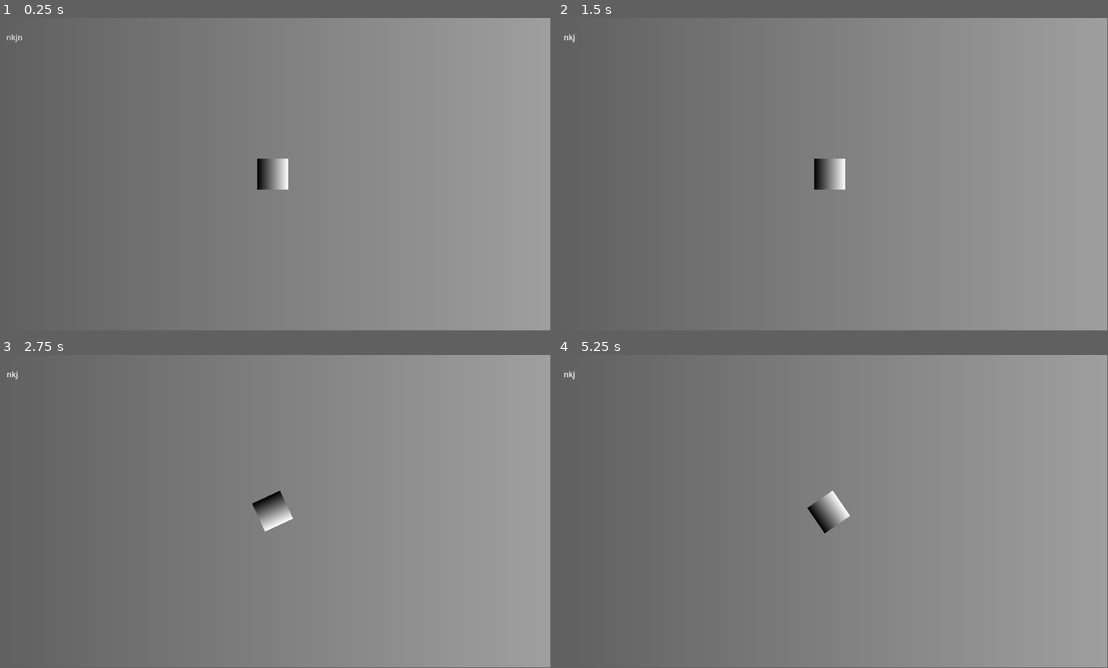
Above: before the commit, frames 1-4 (two rows, left to right).
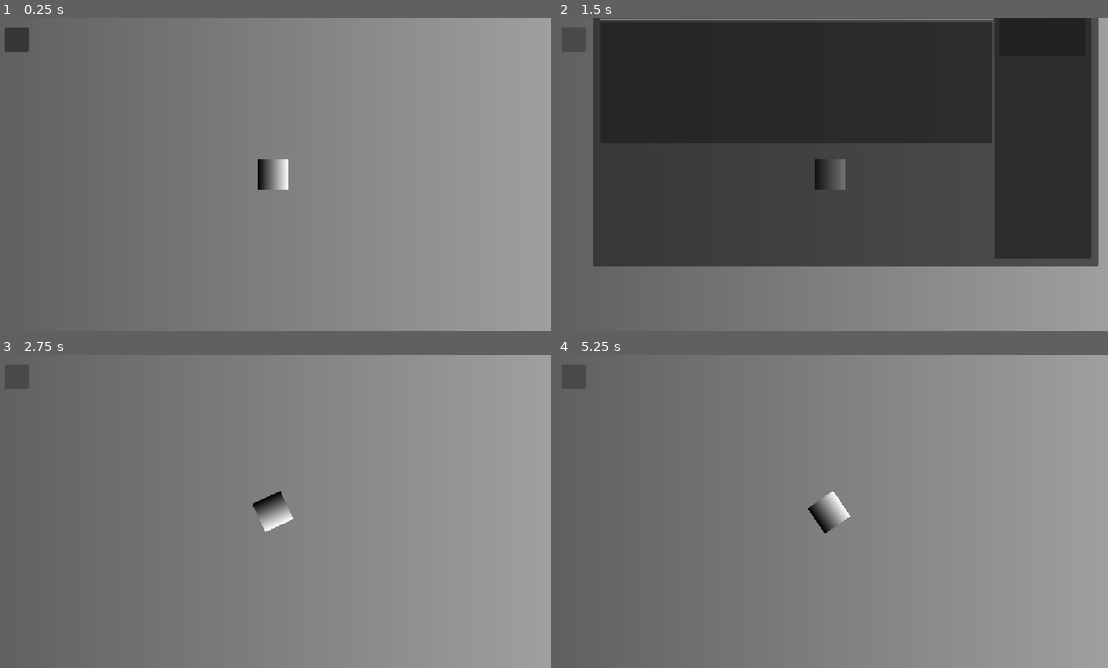
Above: after the commit, the same moments.

Repository: appellatebaton0/siege-7
Game: Godot game, scene res://scenes/main.tscn
Same seed, same stepped clock (60 frames per second), same inputs: the game is played once before the commit and once after it.
Inputs (mouse positions are in pixels of both pictures, inside the frame that each line leads up to):
- Up to frame 1 (0.25 s): no input
- Up to frame 2 (1.5 s): click (573, 36) at 0.5 s, where only the run before the commit has a clickable "nkjn"; click (573, 39) at 1.27 s
- Up to frame 3 (2.75 s): tap Enter at 2 s; hold Right (Right) from 2.03 s (still down); tap Space (Boost) at 2.1 s
- Up to frame 4 (5.25 s): release Right (Right) at 2.78 s; hold Shift (Brake) 2.78-3.53 s; tap Space (Boost) every 0.75 s from 2.85 to 5.1 s; hold Right (Right) 3.53-5.03 s; hold Left (Left) from 5.03 s (still down)
The window is 799x449 before the commit and 800x450 after it. Grey fills any space a smaller window leaves; there, only what the larger window draws over its background counts as a difference.

The runs differ from the first frame. In frame 1, 0.5% of the frame differs, in the area x 0-62%, y 3-100%; in frame 2, 73%, in the area x 0-99%, y 0-100%; in frame 3, 0.3%; in frame 4, 0.3%.

Commit message:
v0.4 - Menu Layout
Made the layout for the menu. Almost nothing works but the opening and closing of it, though.

Diff:
--- a/project.godot
+++ b/project.godot
@@ -14,6 +14,10 @@
 run/main_scene="uid://cxeqhh6h3y3x4"
 config/features=PackedStringArray("4.5", "Forward Plus")
 config/icon="res://icon.svg"
+
+[display]
+
+window/stretch/mode="canvas_items"
 
 [editor_plugins]
 
@@ -47,6 +51,11 @@
 , Object(InputEventKey,"resource_local_to_scene":false,"resource_name":"","device":-1,"window_id":0,"alt_pressed":false …(186 unchanged characters)…
 ]
 }
+ToggleMenu={
+"deadzone": 0.2,
+"events": [Object(InputEventKey,"resource_local_to_scene":false,"resource_name":"","device":-1,"window_id":0,"alt_pressed":false,"shift_pressed":false,"ctrl_pressed":false,"meta_pressed":false,"pressed":false,"keycode":0,"physical_keycode":4194305,"key_label":0,"unicode":0,"location":0,"echo":false,"script":null)
+]
+}
 
 [layer_names]
 
--- a/scenes/main.tscn
+++ b/scenes/main.tscn
@@ -1,8 +1,9 @@
-[gd_scene load_steps=13 format=3 uid="uid://cxeqhh6h3y3x4"]
+[gd_scene load_steps=17 format=3 uid="uid://cxeqhh6h3y3x4"]
 
 [ext_resource type="Script" uid="uid://dt4w43fklbmmx" path="res://scripts/player.gd" id="1_o5qli"]
 [ext_resource type="Script" uid="uid://cls3yti8p1cky" path="res://scripts/camera.gd" id="2_0wfyh"]
 [ext_resource type="Script" uid="uid://cbcfhipgni0wp" path="res://scripts/planet.gd" id="2_sugp2"]
+[ext_resource type="Script" uid="uid://b3fnuhhpqy63i" path="res://scripts/menu_button.gd" id="4_jyhfs"]
 
 [sub_resource type="Gradient" id="Gradient_sugp2"]
 
@@ -34,14 +35,104 @@
 [sub_resource type="CircleShape2D" id="CircleShape2D_jyhfs"]
 radius = 181.98
 
-[sub_resource type="StyleBoxFlat" id="StyleBoxFlat_sugp2"]
+[sub_resource type="Animation" id="Animation_jyhfs"]
+resource_name = "open_menu"
+length = 0.5
+tracks/0/type = "value"
+tracks/0/imported = false
+tracks/0/enabled = true
+tracks/0/path = NodePath("InputStopper:visible")
+tracks/0/interp = 1
+tracks/0/loop_wrap = true
+tracks/0/keys = {
+"times": PackedFloat32Array(0, 0.5),
+"transitions": PackedFloat32Array(1, 1),
+"update": 1,
+"values": [true, false]
+}
+tracks/1/type = "value"
+tracks/1/imported = false
+tracks/1/enabled = true
+tracks/1/path = NodePath("HUD/HBoxContainer/Control/Panel:position")
+tracks/1/interp = 2
+tracks/1/loop_wrap = true
+tracks/1/keys = {
+"times": PackedFloat32Array(0, 0.5),
+"transitions": PackedFloat32Array(1, 1),
+"update": 0,
+"values": [Vector2(0, -652), Vector2(0, 0)]
+}
+
+[sub_resource type="Animation" id="Animation_tbgi4"]
+resource_name = "close_menu"
+length = 0.5
+tracks/0/type = "value"
+tracks/0/imported = false
+tracks/0/enabled = true
+tracks/0/path = NodePath("HUD/HBoxContainer/Control/Panel:position")
+tracks/0/interp = 2
+tracks/0/loop_wrap = true
+tracks/0/keys = {
+"times": PackedFloat32Array(0, 0.5),
+"transitions": PackedFloat32Array(1, 1),
+"update": 0,
+"values": [Vector2(0, 0), Vector2(0, -652)]
+}
+tracks/1/type = "value"
+tracks/1/imported = false
+tracks/1/enabled = true
+tracks/1/path = NodePath("InputStopper:visible")
+tracks/1/interp = 1
+tracks/1/loop_wrap = true
+tracks/1/keys = {
+"times": PackedFloat32Array(0, 0.5),
+"transitions": PackedFloat32Array(1, 1),
+"update": 1,
+"values": [true, false]
+}
+
+[sub_resource type="Animation" id="Animation_tefeu"]
+length = 0.001
+tracks/0/type = "value"
+tracks/0/imported = false
+tracks/0/enabled = true
+tracks/0/path = NodePath("HUD/HBoxContainer/Control/Panel:position")
+tracks/0/interp = 1
+tracks/0/loop_wrap = true
+tracks/0/keys = {
+"times": PackedFloat32Array(0),
+"transitions": PackedFloat32Array(1),
+"update": 0,
+"values": [Vector2(0, -648)]
+}
+tracks/1/type = "value"
+tracks/1/imported = false
+tracks/1/enabled = true
+tracks/1/path = NodePath("InputStopper:visible")
+tracks/1/interp = 1
+tracks/1/loop_wrap = true
+tracks/1/keys = {
+"times": PackedFloat32Array(0),
+"transitions": PackedFloat32Array(1),
+"update": 1,
+"values": [false]
+}
+
+[sub_resource type="AnimationLibrary" id="AnimationLibrary_tefeu"]
+_data = {
+&"RESET": SubResource("Animation_tefeu"),
+&"close_menu": SubResource("Animation_tbgi4"),
+&"open_menu": SubResource("Animation_jyhfs")
+}
 
 [node name="Main" type="Node"]
 
-[node name="Sprite2D" type="Sprite2D" parent="."]
+[node name="World" type="Node" parent="."]
+
+[node name="Sprite2D" type="Sprite2D" parent="World"]
 texture = SubResource("GradientTexture2D_jyhfs")
 
-[node name="Player" type="CharacterBody2D" parent="."]
+[node name="Player" type="CharacterBody2D" parent="World"]
 collision_layer = 2
 collision_mask = 5
 motion_mode = 1
@@ -51,44 +142,44 @@
 friction = 3.0
 rotation_acceleration = 0.1
 
-[node name="CollisionShape2D" type="CollisionShape2D" parent="Player"]
+[node name="CollisionShape2D" type="CollisionShape2D" parent="World/Player"]
 shape = SubResource("RectangleShape2D_sugp2")
 
-[node name="Sprite2D" type="Sprite2D" parent="Player"]
+[node name="Sprite2D" type="Sprite2D" parent="World/Player"]
 texture = SubResource("GradientTexture2D_sugp2")
 
-[node name="RayCast2D" type="RayCast2D" parent="Player"]
+[node name="RayCast2D" type="RayCast2D" parent="World/Player"]
 target_position = Vector2(1500, 0)
 
-[node name="Planet" type="CharacterBody2D" parent="."]
+[node name="Planet" type="CharacterBody2D" parent="World"]
 position = Vector2(1695, -586)
 collision_mask = 4
 script = ExtResource("2_sugp2")
 
-[node name="LockPoint" type="Node2D" parent="Planet"]
+[node name="LockPoint" type="Node2D" parent="World/Planet"]
 position = Vector2(-810, 737)
 
-[node name="Sprite2D" type="Sprite2D" parent="Planet"]
+[node name="Sprite2D" type="Sprite2D" parent="World/Planet"]
 texture = SubResource("GradientTexture2D_tbgi4")
 
-[node name="CollisionShape2D" type="CollisionShape2D" parent="Planet"]
+[node name="CollisionShape2D" type="CollisionShape2D" parent="World/Planet"]
 shape = SubResource("CircleShape2D_jyhfs")
 
-[node name="Planet2" type="CharacterBody2D" parent="."]
+[node name="Planet2" type="CharacterBody2D" parent="World"]
 position = Vector2(-139, -1490)
 collision_mask = 4
 script = ExtResource("2_sugp2")
 
-[node name="LockPoint" type="Node2D" parent="Planet2"]
+[node name="LockPoint" type="Node2D" parent="World/Planet2"]
 position = Vector2(2210, 2695)
 
-[node name="Sprite2D" type="Sprite2D" parent="Planet2"]
+[node name="Sprite2D" type="Sprite2D" parent="World/Planet2"]
 texture = SubResource("GradientTexture2D_tbgi4")
 
-[node name="CollisionShape2D" type="CollisionShape2D" parent="Planet2"]
+[node name="CollisionShape2D" type="CollisionShape2D" parent="World/Planet2"]
 shape = SubResource("CircleShape2D_jyhfs")
 
-[node name="Camera2D" type="Camera2D" parent="." node_paths=PackedStringArray("player")]
+[node name="Camera2D" type="Camera2D" parent="World" node_paths=PackedStringArray("player")]
 script = ExtResource("2_0wfyh")
 player = NodePath("../Player")
 
@@ -114,24 +205,183 @@
 theme_override_constants/margin_right = 20
 theme_override_constants/margin_bottom = 20
 
-[node name="MenuButton" type="Button" parent="CanvasLayer/UI/HUD"]
-visible = false
+[node name="HBoxContainer" type="HBoxContainer" parent="CanvasLayer/UI/HUD"]
+layout_mode = 2
+theme_override_constants/separation = 15
+
+[node name="TrayButton" type="Button" parent="CanvasLayer/UI/HUD/HBoxContainer" node_paths=PackedStringArray("animator")]
 custom_minimum_size = Vector2(50, 50)
 layout_mode = 2
 size_flags_horizontal = 0
 size_flags_vertical = 0
 focus_mode = 0
-
-[node name="MenuButton2" type="MenuButton" parent="CanvasLayer/UI/HUD"]
-custom_minimum_size = Vector2(40, 40)
-layout_mode = 2
-size_flags_horizontal = 0
+script = ExtResource("4_jyhfs")
+animator = NodePath("../../../AnimationPlayer")
+
+[node name="Control" type="Control" parent="CanvasLayer/UI/HUD/HBoxContainer"]
+layout_mode = 2
+size_flags_horizontal = 3
+
+[node name="Panel" type="Panel" parent="CanvasLayer/UI/HUD/HBoxContainer/Control"]
+layout_mode = 1
+anchors_preset = 15
+anchor_right = 1.0
+anchor_bottom = 1.0
+offset_top = -648.0
+offset_bottom = -648.0
+grow_horizontal = 2
+grow_vertical = 2
+size_flags_horizontal = 3
+
+[node name="MarginContainer" type="MarginContainer" parent="CanvasLayer/UI/HUD/HBoxContainer/Control/Panel"]
+layout_mode = 1
+anchors_preset = 15
+anchor_right = 1.0
+anchor_bottom = 1.0
+grow_horizontal = 2
+grow_vertical = 2
+theme_override_constants/margin_left = 15
+theme_override_constants/margin_top = 15
+theme_override_constants/margin_right = 15
+theme_override_constants/margin_bottom = 15
+
+[node name="HBoxContainer" type="HBoxContainer" parent="CanvasLayer/UI/HUD/HBoxContainer/Control/Panel/MarginContainer"]
+layout_mode = 2
+
+[node name="Planets" type="VBoxContainer" parent="CanvasLayer/UI/HUD/HBoxContainer/Control/Panel/MarginContainer/HBoxContainer"]
+layout_mode = 2
+size_flags_horizontal = 3
+
+[node name="Title" type="Label" parent="CanvasLayer/UI/HUD/HBoxContainer/Control/Panel/MarginContainer/HBoxContainer/Planets"]
+layout_mode = 2
+size_flags_horizontal = 4
+theme_override_font_sizes/font_size = 30
+text = "Planet Collection"
+horizontal_alignment = 1
+
+[node name="ElementContainer" type="HBoxContainer" parent="CanvasLayer/UI/HUD/HBoxContainer/Control/Panel/MarginContainer/HBoxContainer/Planets"]
+custom_minimum_size = Vector2(0, 30)
+layout_mode = 2
 size_flags_vertical = 0
-theme_override_styles/normal = SubResource("StyleBoxFlat_sugp2")
-text = "nkjn"
-item_count = 1
-popup/item_0/text = "nmbkjb"
-popup/item_0/id = 0
-
-[node name="PopupMenu" type="PopupMenu" parent="CanvasLayer/UI/HUD/MenuButton2"]
-oversampling_override = 1.0
+
+[node name="PanelContainer" type="PanelContainer" parent="CanvasLayer/UI/HUD/HBoxContainer/Control/Panel/MarginContainer/HBoxContainer/Planets/ElementContainer"]
+layout_mode = 2
+size_flags_horizontal = 3
+
+[node name="Label" type="Label" parent="CanvasLayer/UI/HUD/HBoxContainer/Control/Panel/MarginContainer/HBoxContainer/Planets/ElementContainer/PanelContainer"]
+layout_mode = 2
+size_flags_horizontal = 4
+text = "Carbon: 0"
+
+[node name="PanelContainer2" type="PanelContainer" parent="CanvasLayer/UI/HUD/HBoxContainer/Control/Panel/MarginContainer/HBoxContainer/Planets/ElementContainer"]
+layout_mode = 2
+size_flags_horizontal = 3
+
+[node name="Label" type="Label" parent="CanvasLayer/UI/HUD/HBoxContainer/Control/Panel/MarginContainer/HBoxContainer/Planets/ElementContainer/PanelContainer2"]
+layout_mode = 2
+size_flags_horizontal = 4
+text = "Carbon: 0"
+
+[node name="PanelContainer3" type="PanelContainer" parent="CanvasLayer/UI/HUD/HBoxContainer/Control/Panel/MarginContainer/HBoxContainer/Planets/ElementContainer"]
+layout_mode = 2
+size_flags_horizontal = 3
+
+[node name="Label" type="Label" parent="CanvasLayer/UI/HUD/HBoxContainer/Control/Panel/MarginContainer/HBoxContainer/Planets/ElementContainer/PanelContainer3"]
+layout_mode = 2
+size_flags_horizontal = 4
+text = "Carbon: 0"
+
+[node name="PanelContainer4" type="PanelContainer" parent="CanvasLayer/UI/HUD/HBoxContainer/Control/Panel/MarginContainer/HBoxContainer/Planets/ElementContainer"]
+layout_mode = 2
+size_flags_horizontal = 3
+
+[node name="Label" type="Label" parent="CanvasLayer/UI/HUD/HBoxContainer/Control/Panel/MarginContainer/HBoxContainer/Planets/ElementContainer/PanelContainer4"]
+layout_mode = 2
+size_flags_horizontal = 4
+text = "Carbon: 0"
+
+[node name="PanelContainer5" type="PanelContainer" parent="CanvasLayer/UI/HUD/HBoxContainer/Control/Panel/MarginContainer/HBoxContainer/Planets/ElementContainer"]
+layout_mode = 2
+size_flags_horizontal = 3
+
+[node name="Label" type="Label" parent="CanvasLayer/UI/HUD/HBoxContainer/Control/Panel/MarginContainer/HBoxContainer/Planets/ElementContainer/PanelContainer5"]
+layout_mode = 2
+size_flags_horizontal = 4
+text = "Carbon: 0"
+
+[node name="PanelContainer6" type="PanelContainer" parent="CanvasLayer/UI/HUD/HBoxContainer/Control/Panel/MarginContainer/HBoxContainer/Planets/ElementContainer"]
+layout_mode = 2
+size_flags_horizontal = 3
+
+[node name="Label" type="Label" parent="CanvasLayer/UI/HUD/HBoxContainer/Control/Panel/MarginContainer/HBoxContainer/Planets/ElementContainer/PanelContainer6"]
+layout_mode = 2
+size_flags_horizontal = 4
+text = "Carbon: 0"
+
+[node name="HSeparator" type="HSeparator" parent="CanvasLayer/UI/HUD/HBoxContainer/Control/Panel/MarginContainer/HBoxContainer/Planets"]
+layout_mode = 2
+
+[node name="ScrollContainer" type="ScrollContainer" parent="CanvasLayer/UI/HUD/HBoxContainer/Control/Panel/MarginContainer/HBoxContainer/Planets"]
+layout_mode = 2
+size_flags_vertical = 3
+
+[node name="PlanetContainer" type="VBoxContainer" parent="CanvasLayer/UI/HUD/HBoxContainer/Control/Panel/MarginContainer/HBoxContainer/Planets/ScrollContainer"]
+layout_mode = 2
+size_flags_horizontal = 3
+size_flags_vertical = 3
+
+[node name="Panel" type="PanelContainer" parent="CanvasLayer/UI/HUD/HBoxContainer/Control/Panel/MarginContainer/HBoxContainer/Planets/ScrollContainer/PlanetContainer"]
+custom_minimum_size = Vector2(0, 250)
+layout_mode = 2
+size_flags_vertical = 2
+
+[node name="Shop" type="PanelContainer" parent="CanvasLayer/UI/HUD/HBoxContainer/Control/Panel/MarginContainer/HBoxContainer"]
+custom_minimum_size = Vector2(200, 0)
+layout_mode = 2
+size_flags_vertical = 3
+
+[node name="MarginContainer" type="MarginContainer" parent="CanvasLayer/UI/HUD/HBoxContainer/Control/Panel/MarginContainer/HBoxContainer/Shop"]
+layout_mode = 2
+theme_override_constants/margin_left = 10
+theme_override_constants/margin_top = 10
+theme_override_constants/margin_right = 10
+theme_override_constants/margin_bottom = 10
+
+[node name="VBoxContainer" type="VBoxContainer" parent="CanvasLayer/UI/HUD/HBoxContainer/Control/Panel/MarginContainer/HBoxContainer/Shop/MarginContainer"]
+layout_mode = 2
+
+[node name="Label" type="Label" parent="CanvasLayer/UI/HUD/HBoxContainer/Control/Panel/MarginContainer/HBoxContainer/Shop/MarginContainer/VBoxContainer"]
+layout_mode = 2
+theme_override_font_sizes/font_size = 26
+text = "Shop"
+horizontal_alignment = 1
+
+[node name="HSeparator" type="HSeparator" parent="CanvasLayer/UI/HUD/HBoxContainer/Control/Panel/MarginContainer/HBoxContainer/Shop/MarginContainer/VBoxContainer"]
+layout_mode = 2
+
+[node name="ScrollContainer" type="ScrollContainer" parent="CanvasLayer/UI/HUD/HBoxContainer/Control/Panel/MarginContainer/HBoxContainer/Shop/MarginContainer/VBoxContainer"]
+layout_mode = 2
+size_flags_vertical = 3
+
+[node name="ShopContainer" type="VBoxContainer" parent="CanvasLayer/UI/HUD/HBoxContainer/Control/Panel/MarginContainer/HBoxContainer/Shop/MarginContainer/VBoxContainer/ScrollContainer"]
+layout_mode = 2
+size_flags_horizontal = 3
+size_flags_vertical = 3
+
+[node name="Button" type="Button" parent="CanvasLayer/UI/HUD/HBoxContainer/Control/Panel/MarginContainer/HBoxContainer/Shop/MarginContainer/VBoxContainer/ScrollContainer/ShopContainer"]
+custom_minimum_size = Vector2(0, 100)
+layout_mode = 2
+
+[node name="InputStopper" type="Control" parent="CanvasLayer/UI"]
+visible = false
+layout_mode = 1
+anchors_preset = 15
+anchor_right = 1.0
+anchor_bottom = 1.0
+grow_horizontal = 2
+grow_vertical = 2
+
+[node name="AnimationPlayer" type="AnimationPlayer" parent="CanvasLayer/UI"]
+libraries = {
+&"": SubResource("AnimationLibrary_tefeu")
+}
--- /dev/null
+++ b/scripts/menu_button.gd
@@ -0,0 +1,16 @@
+class_name TrayButton extends Button
+
+var menu_toggle := false
+
+@export var animator:AnimationPlayer
+
+
+func _process(_delta: float) -> void:
+	if Input.is_action_just_pressed("ToggleMenu"):
+		_pressed()
+
+func _pressed() -> void:
+	if not animator.is_playing():
+		menu_toggle = !menu_toggle
+
+		animator.play("open_menu" if menu_toggle else "close_menu")
Not shown, added: scripts/menu_button.gd.uid
